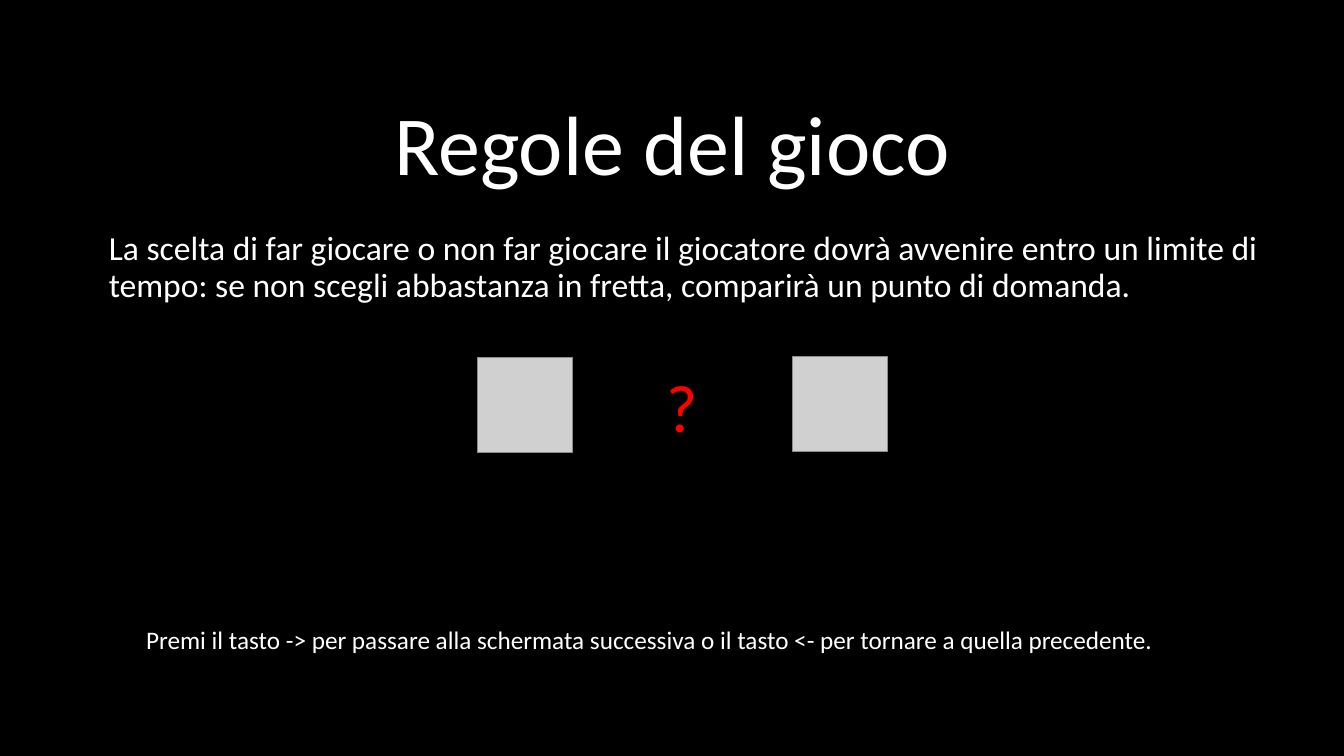
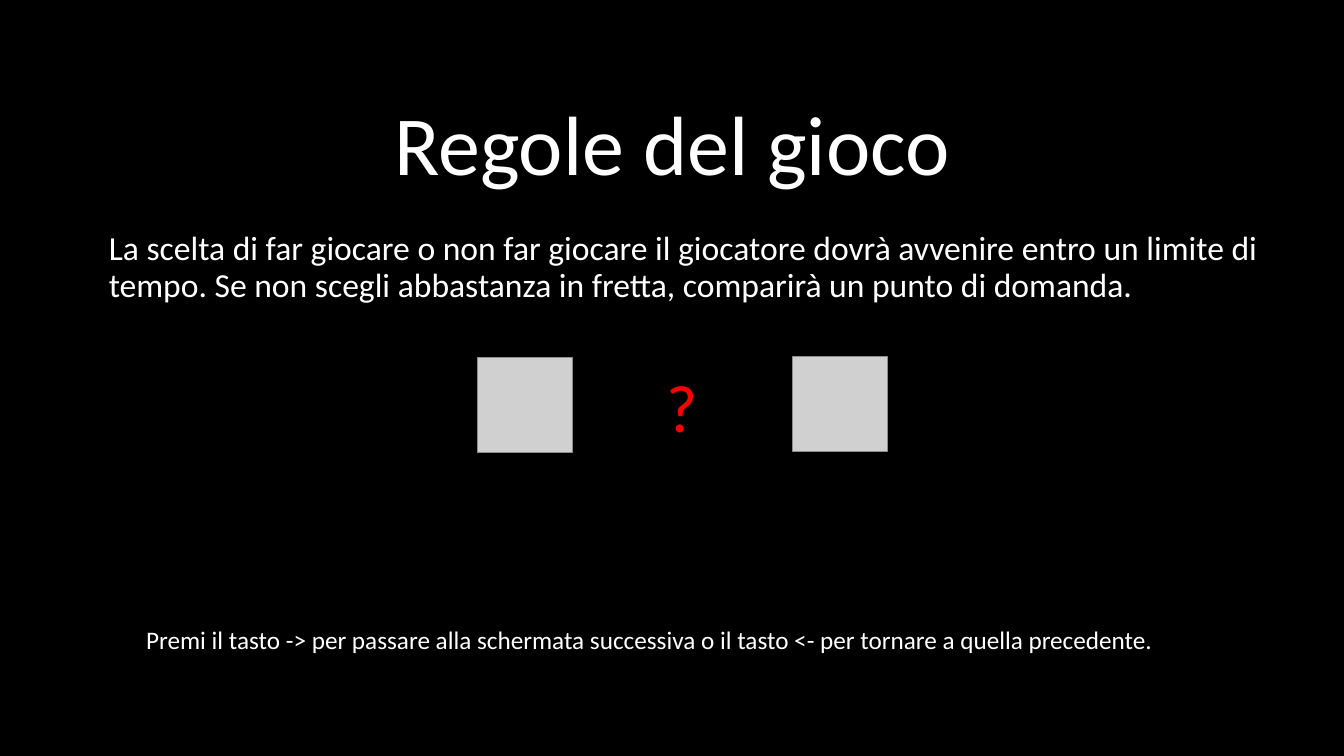
Before and after one commit to martina-p/volleyball-task, a slide deck: slide 4 of instructions-to-be-modified/instructions-to-be-modified.pptx. Drawn at 1344x756 pixels with LibreOffice and Linux fonts; fonts in the diff are those of the drawing; grey boxes stand for pictures. Boxes give left, top, right and bottom in pixels: in the first picture for what was removed or moved away, otherwise in the second. Text is boxed around its words. In the diff, an @@ line names an element or a change of style, - is before the commit and + after.

```diff
--- a/instructions-to-be-modified/instructions-to-be-modified.pptx
+++ b/instructions-to-be-modified/instructions-to-be-modified.pptx
@@ subtitle at [109,236,1257,303]: text changed @@
-La scelta di far giocare o non far giocare il giocatore dovrà avvenire entro un limite di tempo: se non scegli abbastanza in fretta, comparirà un punto di domanda.
+La scelta di far giocare o non far giocare il giocatore dovrà avvenire entro un limite di tempo. Se non scegli abbastanza in fretta, comparirà un punto di domanda.
```
Also in this commit, not shown: 4 other slides changed, 8 other files.
